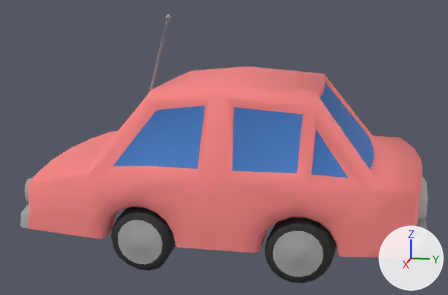
An edit to the FBX model LD46/Assets/Graphics/Environment/Meshes/Car.FBX, drawn before and after from the same camera.
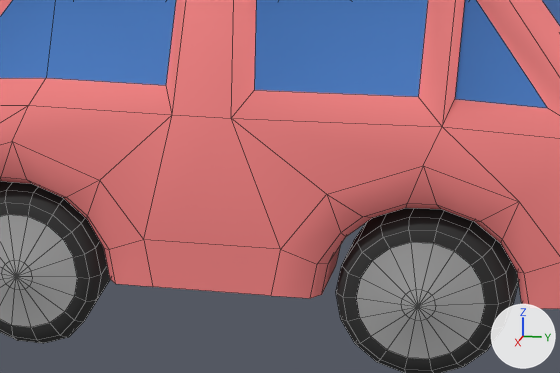
Each version is shown whole from a camera (50 mm lens) standing at (13.11, 2.58, 5.3) and looking at (0.11, -0.02, 2.05), then close up on the part from 29% to 79% of the width and 46% to 96% of the height. Arrows for +X, +Y and +Z are at lower right; the lights stay in place. The close-ups show mesh edges as thin lines. Where no turn or scale is listed for an object, it has been applied to the vertices.
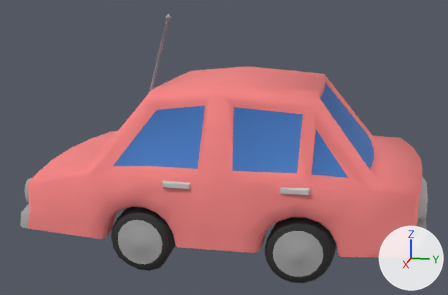
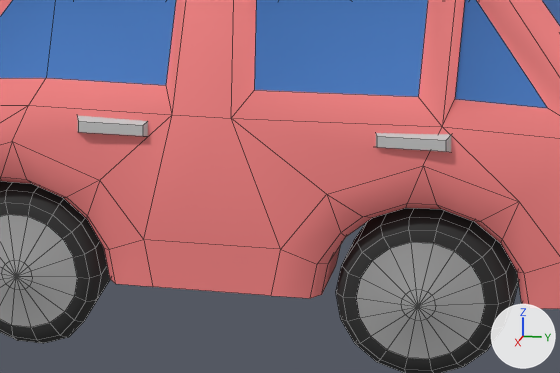
Changed parts and their boxes [x1, y1, x2, y2] in the close-ups (560 x 373 px):
part 1 of me_mesh, added
    after: [77, 115, 452, 152]

The change, as a diff of the scene's bpy script:
```diff
--- a/LD46/Assets/Graphics/Environment/Meshes/Car.FBX.py
+++ b/LD46/Assets/Graphics/Environment/Meshes/Car.FBX.py
@@ me_mesh @@
 # used by ob_object028; location = (0.0, 0.0, 0.0)
-me_mesh.from_pydata(...)  # 842 vertices, 800 faces; spans x -2.46..2.46, y -4.28..4.35, z 0.02..4.85
+me_mesh.from_pydata(...)  # 874 vertices, 820 faces; spans x -2.5..2.5, y -4.28..4.35, z 0.02..4.85
+# me_mesh part 1
+# 16 vertices are added at x -2.5..2.5, y -0.73..1.97, z 1.8..1.94
+# 8 new vertices lie (0.0, 0.56, 0.0) away from vertices in x -2.42..2.42, y -0.73..1.45, z 1.8..1.94
+# 8 new vertices lie (0.0, 0.0, 0.08) away from vertices in x -2.5..2.5, y -0.7..1.97, z 1.83
+# 20 new faces join them, mat_07___default (light grey #cacaca)
 me_mesh.materials.append(mat_06___default)
```
